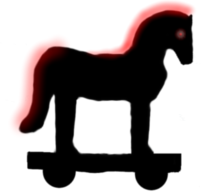
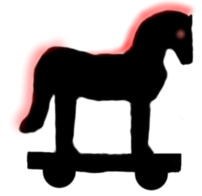
Before/after of a w=202, h=196 layered artwork. What changed in the layer stack:
painted on "glow" over (x1=22, y1=9, x2=190, y2=133)
